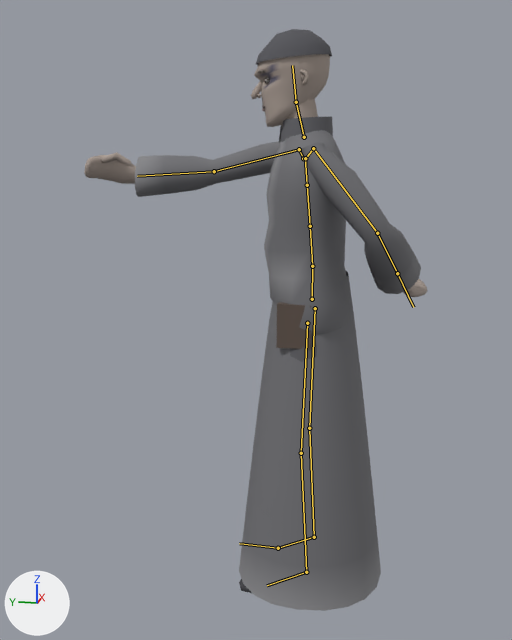
Two versions of the glTF model assets/models/characters/obligator_2.glb, one commit apart.
One viewpoint serves both versions: a 50 mm lens placed at (-2.123, -0.25, 1.412), pointed at (0.018, 0.179, 0.877). Arrows for +X, +Y and +Z are at lower left; the lights stay in place. The older version comes first. Both versions are drawn at frame 7 of the action 'pull'; the numbers are the values there. The bones that change, and the others that lie on the model, are drawn over the model as lines.

Objects in the first picture: 'Obligator_2'.
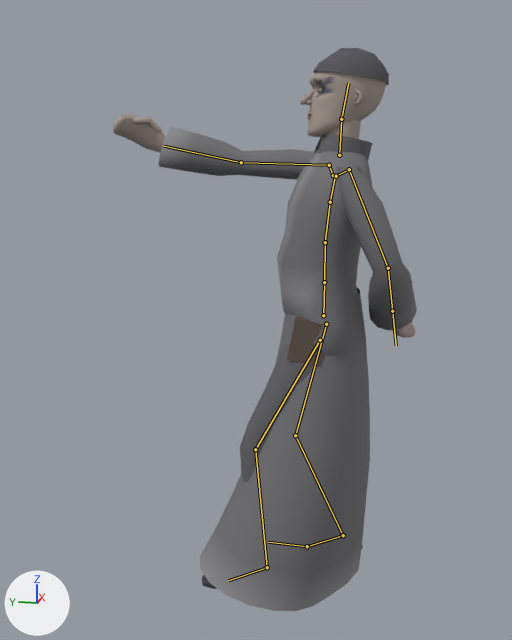
The change, as a list of edits to the scene's bpy script:
```text
Change bone_hips:
    where bone_hips = bpy.data.objects['Armature'].pose.bones['Hips']  # child of 'Root'
    bone_hips.location: (0.0, 0.0, 0.0) -> (0.0, -0.049, -0.037)
Change bone_spine:
    where bone_spine = bpy.data.objects['Armature'].pose.bones['Spine']  # child of 'Hips'
    bone_spine.rotation_quaternion: (0.999, 0.026, 0.037, -0.002) -> (0.999, -0.014, 0.037, -0.001)  # degrees (3, 4, 0) -> degrees (-2, 4, 0)
Change bone_chest:
    where bone_chest = bpy.data.objects['Armature'].pose.bones['Chest']  # child of 'Spine'
    bone_chest.rotation_quaternion: (0.999, 0.031, 0.043, 0.0) -> (0.999, -0.017, 0.043, 0.002)  # degrees (4, 5, 0) -> degrees (-2, 5, 0)
Change bone_upperchest:
    where bone_upperchest = bpy.data.objects['Armature'].pose.bones['UpperChest']  # child of 'Chest'
    bone_upperchest.rotation_quaternion: (0.999, 0.031, 0.043, 0.002) -> (0.999, -0.017, 0.043, 0.004)  # degrees (4, 5, 0) -> degrees (-2, 5, 0)
Change bone_rightupperleg:
    where bone_rightupperleg = bpy.data.objects['Armature'].pose.bones['RightUpperLeg']  # child of 'Hips'
    bone_rightupperleg.rotation_quaternion: (1.0, 0.0, 0.0, 0.0) -> (0.994, 0.105, -0.003, -0.019)  # degrees (0, 0, 0) -> degrees (12, 0, -2)
Change bone_rightlowerleg:
    where bone_rightlowerleg = bpy.data.objects['Armature'].pose.bones['RightLowerLeg']  # child of 'RightUpperLeg'
    bone_rightlowerleg.rotation_quaternion: (1.0, 0.0, 0.0, 0.0) -> (0.958, -0.288, 0.0, 0.0)  # degrees (0, 0, 0) -> degrees (-33, 0, 0)
Change bone_rightfoot:
    where bone_rightfoot = bpy.data.objects['Armature'].pose.bones['RightFoot']  # child of 'RightLowerLeg'
    bone_rightfoot.rotation_quaternion: (1.0, 0.0, 0.0, 0.0) -> (0.982, 0.184, 0.022, 0.017)  # degrees (0, 0, 0) -> degrees (21, 2, 2)
Change bone_leftupperleg:
    where bone_leftupperleg = bpy.data.objects['Armature'].pose.bones['LeftUpperLeg']  # child of 'Hips'
    bone_leftupperleg.rotation_quaternion: (1.0, 0.0, 0.0, 0.0) -> (0.974, 0.227, 0.0, 0.0)  # degrees (0, 0, 0) -> degrees (26, 0, 0)
Change bone_leftlowerleg:
    where bone_leftlowerleg = bpy.data.objects['Armature'].pose.bones['LeftLowerLeg']  # child of 'LeftUpperLeg'
    bone_leftlowerleg.rotation_quaternion: (1.0, 0.0, 0.0, 0.0) -> (0.969, -0.247, 0.0, 0.0)  # degrees (0, 0, 0) -> degrees (-29, 0, 0)
Change bone_leftfoot:
    where bone_leftfoot = bpy.data.objects['Armature'].pose.bones['LeftFoot']  # child of 'LeftLowerLeg'
    bone_leftfoot.rotation_quaternion: (1.0, 0.0, 0.0, 0.0) -> (1.0, 0.02, -0.001, -0.001)  # degrees (0, 0, 0) -> degrees (2, 0, 0)
```

Location of each change, [x1, y1, x2, y2] in pixels of the pictures (512 x 640 px):
'Obligator_2', posed (12% narrower)
    before: [84, 29, 428, 611]
    after: [113, 48, 417, 611]
bone 'Hips', root to tip
    before: (312, 299) to (312, 266)
    after: (323, 315) to (324, 282)
bone 'Spine', root to tip
    before: (312, 266) to (310, 226)
    after: (324, 282) to (325, 242)
bone 'Chest', root to tip
    before: (310, 226) to (307, 185)
    after: (325, 242) to (330, 202)
bone 'UpperChest', root to tip
    before: (307, 185) to (305, 157)
    after: (330, 202) to (335, 174)
bone 'RightUpperLeg', root to tip
    before: (315, 308) to (309, 428)
    after: (326, 324) to (295, 435)
bone 'RightLowerLeg', root to tip
    before: (309, 428) to (314, 537)
    after: (295, 435) to (343, 535)
bone 'RightFoot', root to tip
    before: (314, 537) to (278, 548)
    after: (343, 535) to (307, 546)
bone 'LeftUpperLeg', root to tip
    before: (307, 323) to (301, 453)
    after: (320, 340) to (255, 449)
bone 'LeftLowerLeg', root to tip
    before: (301, 453) to (306, 572)
    after: (255, 449) to (267, 567)
bone 'LeftFoot', root to tip
    before: (306, 572) to (267, 585)
    after: (267, 567) to (228, 580)
